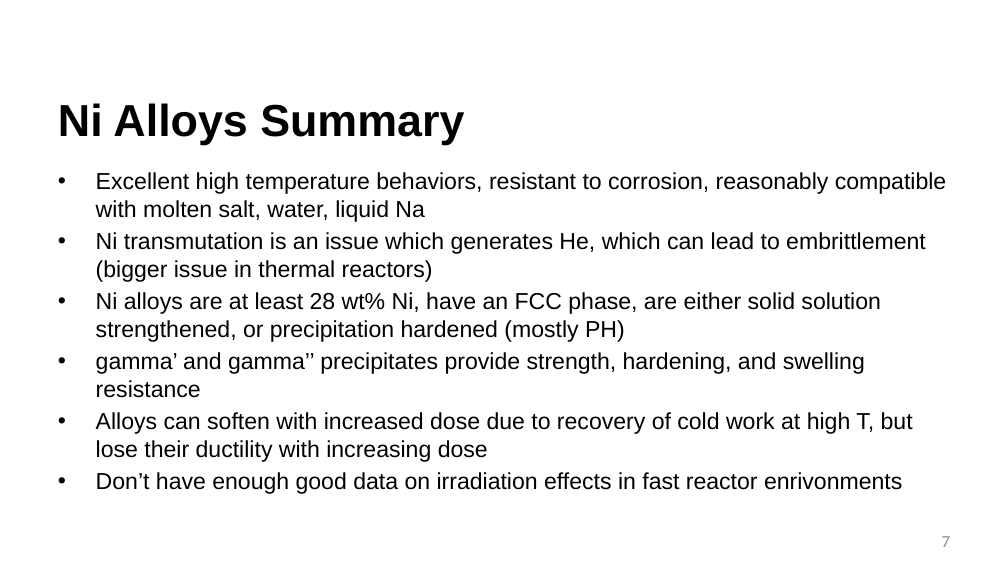
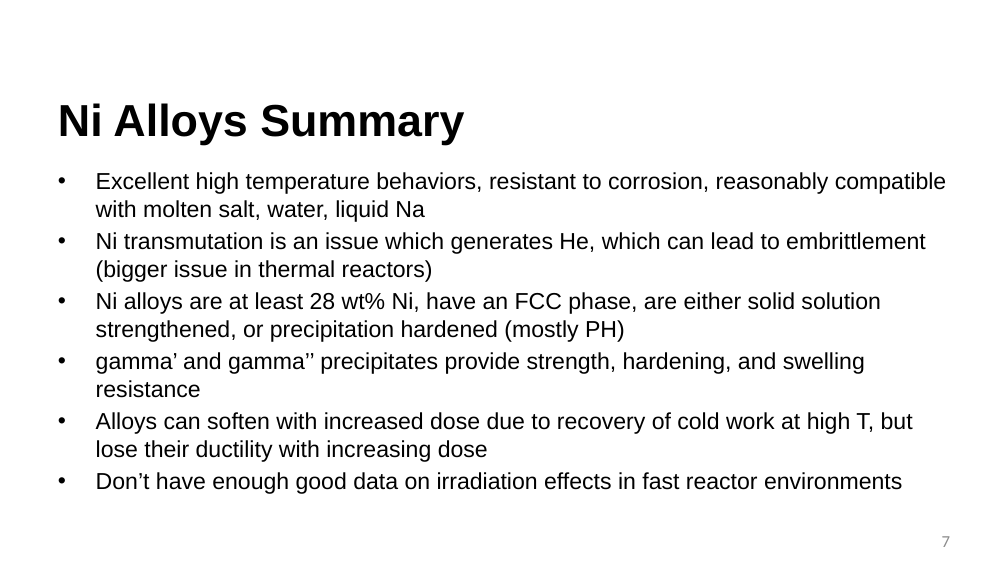
Before and after one commit to benbeeler/TEACHING, a slide deck: slide 7 of Advanced Reactor Materials/Fall2023/Lec18_Finish.pptx. Drawn at 1008x567 pixels with LibreOffice and Linux fonts; fonts in the diff are those of the drawing; background and template pictures are left out. Boxes give left, top, right and bottom in pixels: in the first picture for what was removed or moved away, otherwise in the second. Text is boxed around its words. In the diff, an @@ line names an element or a change of style, - is before the commit and + after.

```diff
--- a/Advanced Reactor Materials/Fall2023/Lec18_Finish.pptx
+++ b/Advanced Reactor Materials/Fall2023/Lec18_Finish.pptx
@@ text at (x1=96, y1=472, x2=902, y2=494): text changed @@
-• Don’t have enough good data on irradiation effects in fast reactor enrivonments
+• Don’t have enough good data on irradiation effects in fast reactor environments
```
Also in this commit, not shown: 8 other files.
